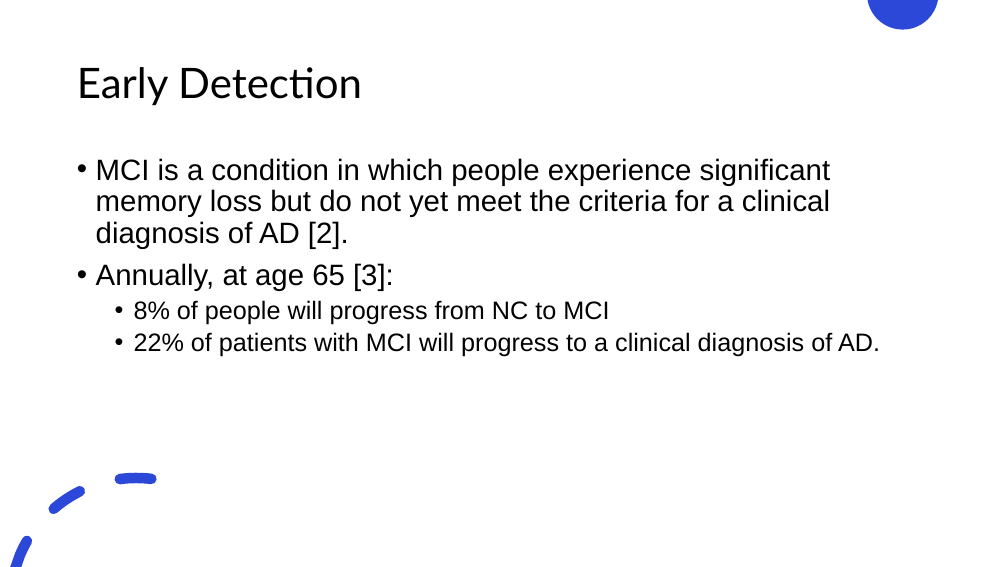
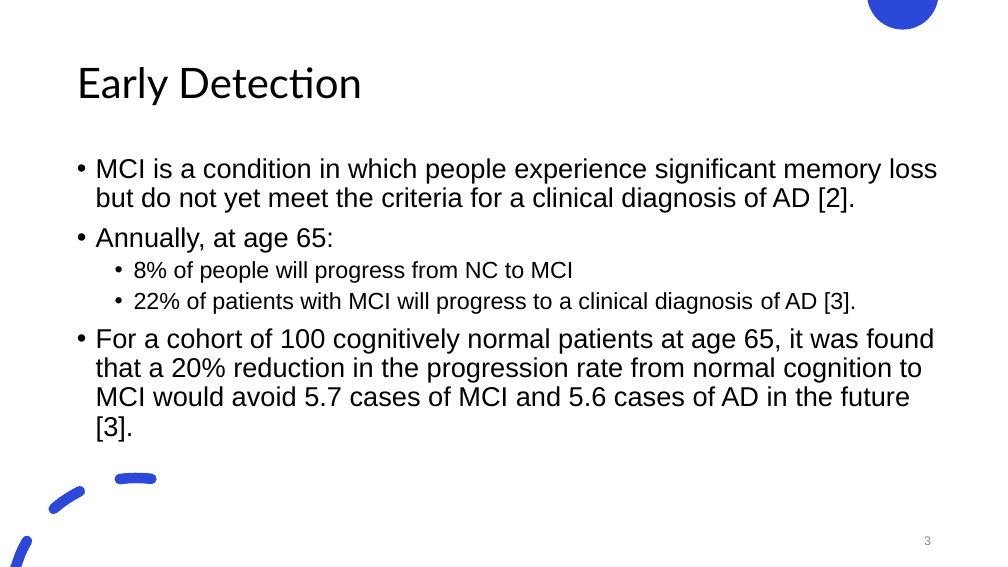
Before and after one commit to justin-bardwell/JB_AD, a slide deck: slide 3 of 21961992_Seminar.pptx. Drawn at 1008x567 pixels with LibreOffice and Linux fonts; fonts in the diff are those of the drawing. Boxes give left, top, right and bottom in pixels: in the first picture for what was removed or moved away, otherwise in the second. Text is boxed around its words. In the diff, an @@ line names an element or a change of style, - is before the commit and + after.

```diff
--- a/21961992_Seminar.pptx
+++ b/21961992_Seminar.pptx
@@ text at box(96, 158, 937, 283): size 28 to 25.9 pt in "MCI is a condition in which people ..."; size 24 to 22.2 pt in "8% of people will progress from NC ..." @@
@@ text at box(96, 227, 334, 252): text changed; size 28 to 25.9 pt @@
-• Annually, at age 65 [3]:
+• Annually, at age 65:
@@ text at box(96, 292, 934, 441): text changed; size 24 to 25.9 pt @@
-  • 22% of patients with MCI will progress to a clinical diagnosis of AD.
+  • 22% of patients with MCI will progress to a clinical diagnosis of AD [3].
+• For a cohort of 100 cognitively normal patients at age 65, it was found that a 20% reduction in the progression rate from normal cognition to MCI would avoid 5.7 cases of MCI and 5.6 cases of AD in the future [3].
@@ page number added at box(924, 536, 931, 545), 12 pt, text #8C8C8C @@
+3
```
Also in this commit, not shown: 10 other slides changed, 7 slides added, 5 slides removed, 1 other file.
